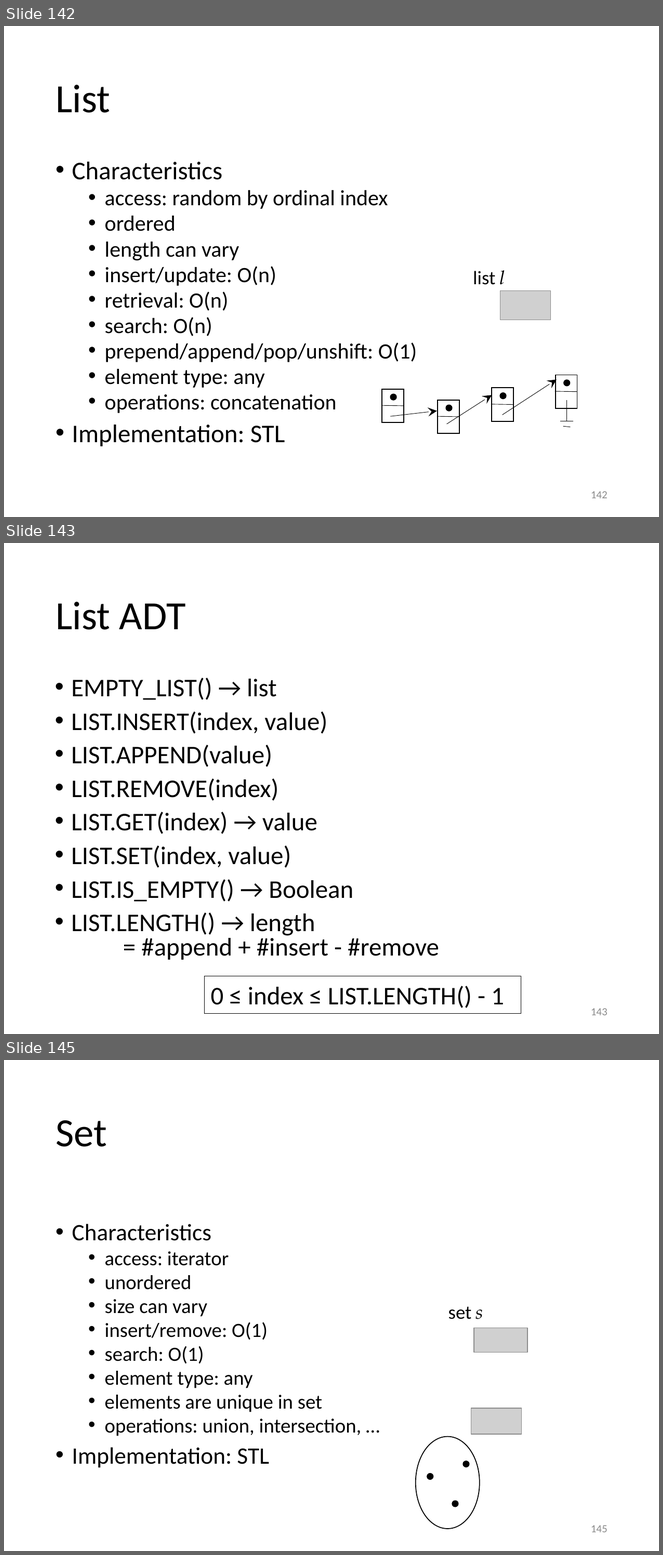
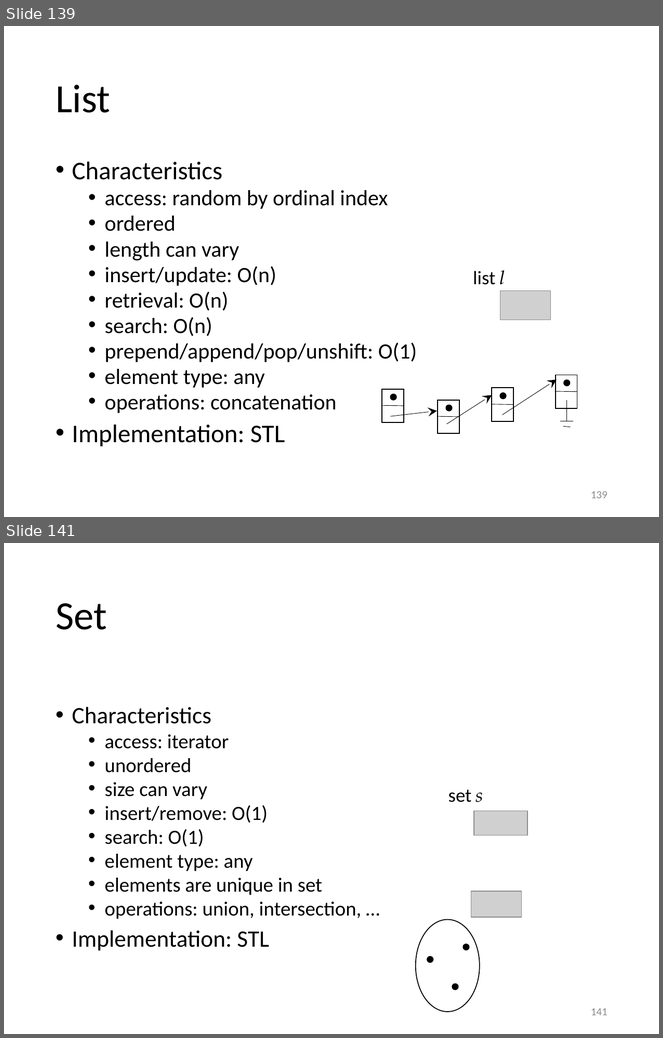
Before and after one commit to gjbex/training-material, a slide deck: CPlusPlus/scientific_cpp.pptx. Shown one above the other, each under a label of ours: slides 142, 143 and 145 before the commit, slides 139 and 141 after it; the slides between them are not shown. The pictures are 663x1555 and 663x1038 pixels, drawn with LibreOffice and Linux fonts; fonts in the diff are those of the drawing; grey boxes stand for pictures. Boxes give left, top, right and bottom in pixels: in the first picture for what was removed or moved away, otherwise in the second. Text is boxed around its words. In the diff, an @@ line names an element or a change of style, - is before the commit and + after.

```diff
--- a/CPlusPlus/scientific_cpp.pptx
+++ b/CPlusPlus/scientific_cpp.pptx
@@ slide 143 removed at <box>4,543,659,1034</box>, background #FFFFFF @@
@@ title removed at <box>55,602,186,630</box> @@
-List ADT
@@ text removed at <box>71,678,439,960</box> @@
-• EMPTY_LIST() → list
-• LIST.INSERT(index, value)
-• LIST.APPEND(value)
-• LIST.REMOVE(index)
-• LIST.GET(index) → value
-• LIST.SET(index, value)
-• LIST.IS_EMPTY() → Boolean
-• LIST.LENGTH() → length
-  = #append + #insert - #remove
@@ rectangle removed at <box>205,976,521,1014</box> @@
-0 ≤ index ≤ LIST.LENGTH() - 1
@@ page number removed at <box>591,1008,608,1016</box> @@
-143
@@ what was slide 142 is now slide 139 @@
@@ page number at <box>591,491,608,499</box>: text changed @@
-142
+139
@@ what was slide 145 is now slide 141 @@
@@ page number at <box>591,1008,608,1016</box>: text changed @@
-145
+141
```
Also in this commit, not shown: 6 slides changed, 1 slide added, 10 other slides removed.
